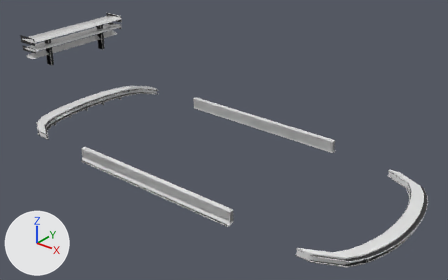
The glTF model veiculos/sketchfab/pecas/tupiniquim/tupiniquim_pecas.glb, before and after one commit.
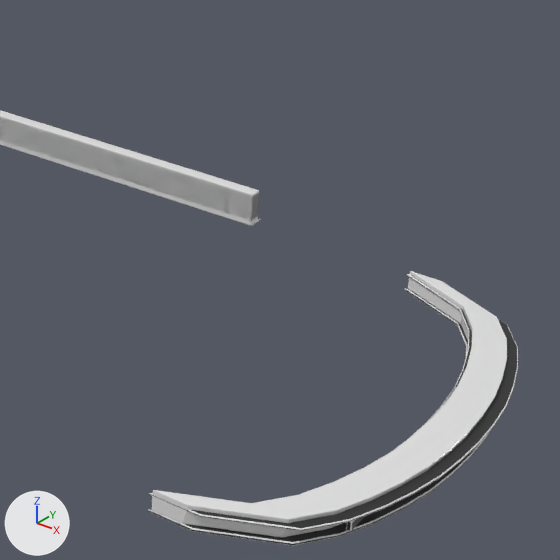
Each version appears first whole from a 50 mm lens placed at (3.234, -3.84, 2.8), pointed at (0.174, -0.014, 0.428), and next in a close-up on the part from 54% to 99% of the width and 26% to 97% of the height. The axes (+X, +Y, +Z) are drawn at lower left. The lights are the same throughout. The first two pictures are the older version.

The first close-up shows 'bumper_front__esportivo', 'bumper_front__lip', 'saia__esportiva', 'saia__lisa'.
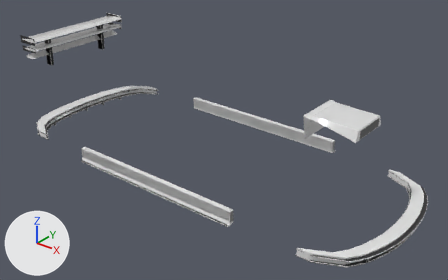
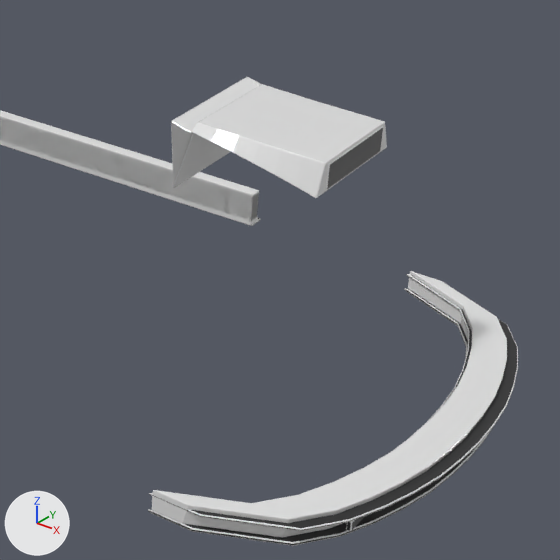
Where the change shows, as pixel boxes (x1, y1, x2, y2) in the close-ups (560 x 560 px):
'hood__tomada', added: after (171, 77, 387, 198)
    faces in mat_pintura (white #e7e7e7): (171, 77, 387, 198)
    faces in mat_chassi_001 (black #2c2c2d): (327, 128, 383, 189)

What changed in the scene script:
```text
Add me_hood__tomada:
    me_hood__tomada.from_pydata(...)  # 198 vertices, 388 faces; spans x 1.069..1.509, y -0.203..0.203, z 0.76..0.973
    # faces by material slot: [376, 12]
    me_hood__tomada.materials.append(mat_pintura)  # white #e7e7e7
    me_hood__tomada.materials.append(mat_chassi_001)  # black #2c2c2d
Add ob_hood__tomada:
    ob_hood__tomada = bpy.data.objects.new('hood__tomada', me_hood__tomada)
    ob_hood__tomada.location = (0.0, 0.0, 0.0)
```
